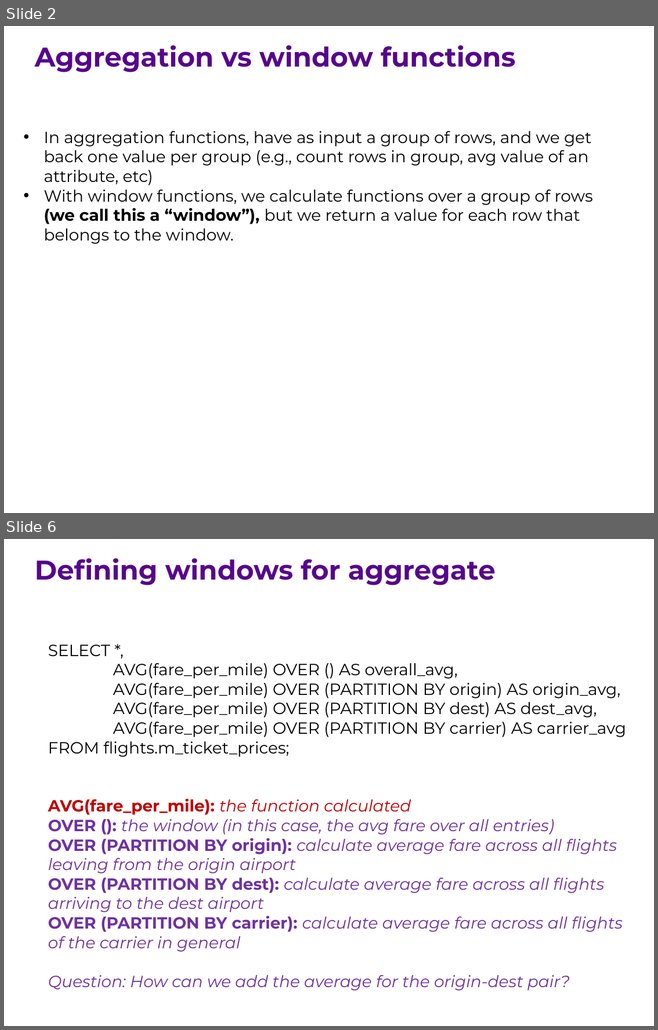
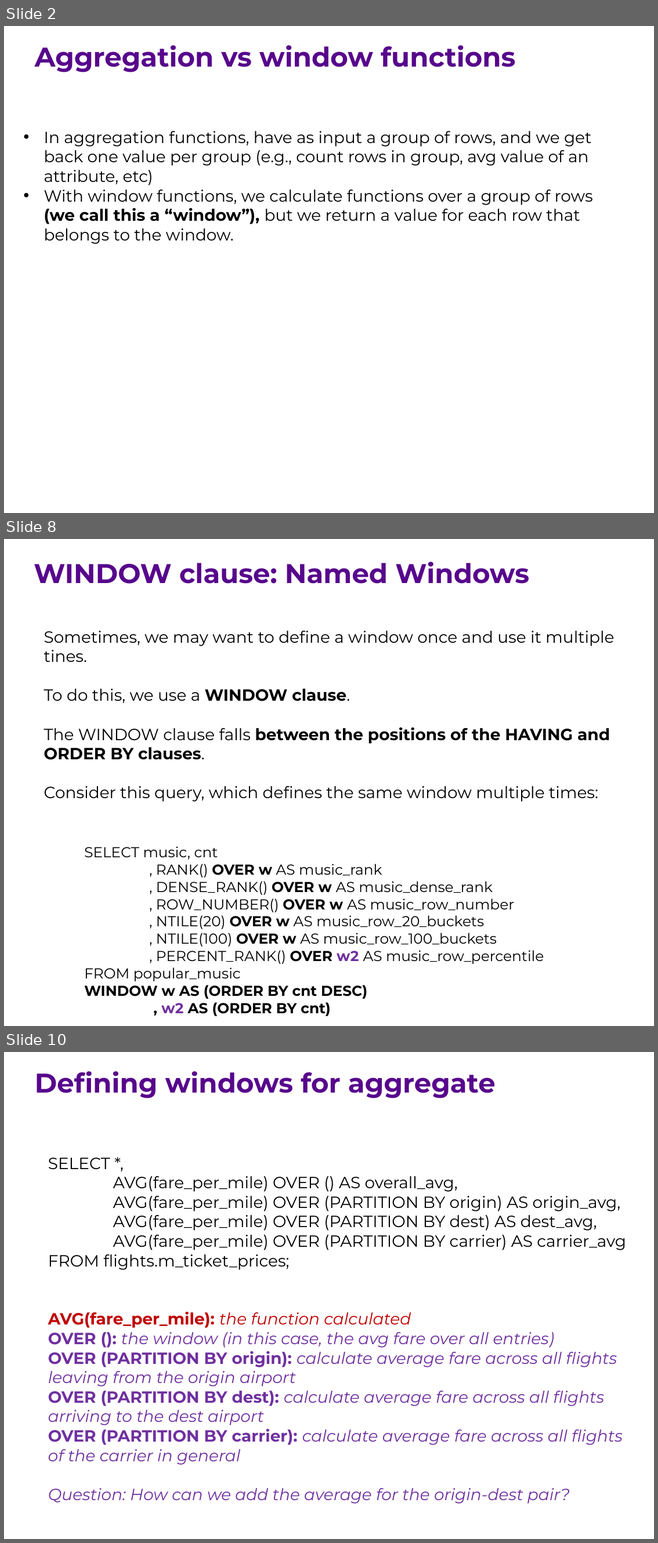
Before and after one commit to ipeirotis/introduction-to-databases, a slide deck: session7/G-Window_queries.pptx. Shown one above the other, each under a label of ours: slides 2 and 6 before the commit, slides 2, 8 and 10 after it; the slides between them are not shown. The pictures are 658x1030 and 658x1543 pixels, drawn with LibreOffice and Linux fonts; fonts in the diff are those of the drawing. Boxes give left, top, right and bottom in pixels: in the first picture for what was removed or moved away, otherwise in the second. Text is boxed around its words. In the diff, an @@ line names an element or a change of style, - is before the commit and + after.

```diff
--- a/session7/G-Window_queries.pptx
+++ b/session7/G-Window_queries.pptx
@@ slide 8 added at <box>4,539,654,1026</box>, background #FFFFFF @@
@@ text added at <box>34,562,529,584</box>, 30 pt, text #57068C, bold @@
+WINDOW clause: Named Windows
@@ text added at <box>44,631,614,802</box>, 18 pt, text #000000 @@
+Sometimes, we may want to define a window once and use it multiple tines.
+To do this, we use a WINDOW clause.
+The WINDOW clause falls between the positions of the HAVING and ORDER BY clauses.
+Consider this query, which defines the same window multiple times:
@@ text added at <box>84,846,543,1016</box>, 16 pt, text #000000 @@
+SELECT music, cnt
+  , RANK() OVER w AS music_rank
+  , DENSE_RANK() OVER w AS music_dense_rank
+  , ROW_NUMBER() OVER w AS music_row_number
+  , NTILE(20) OVER w AS music_row_20_buckets
+  , NTILE(100) OVER w AS music_row_100_buckets
+  , PERCENT_RANK() OVER w2 AS music_row_percentile
+FROM popular_music
+WINDOW w AS (ORDER BY cnt DESC)
+, w2 AS (ORDER BY cnt)
@@ what was slide 6 is now slide 10 @@
```
Also in this commit, not shown: 3 slides changed, 6 other slides added.
